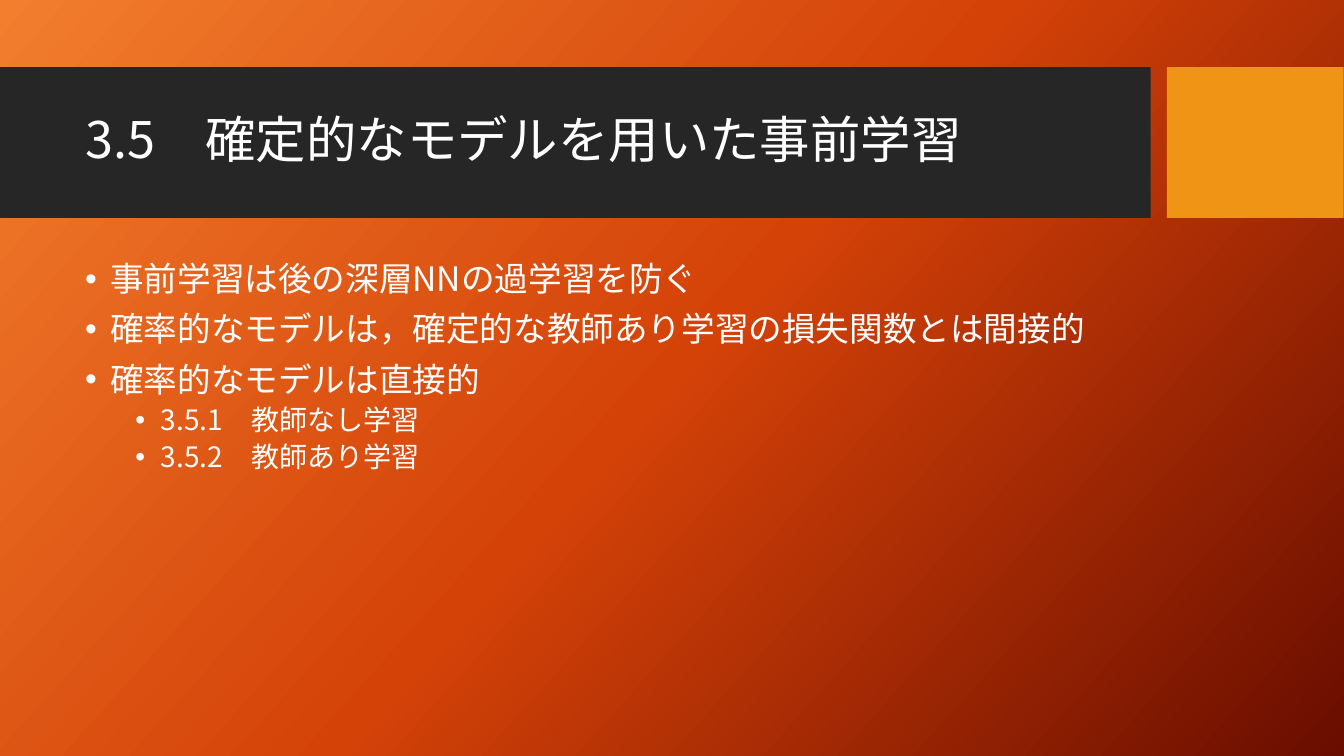
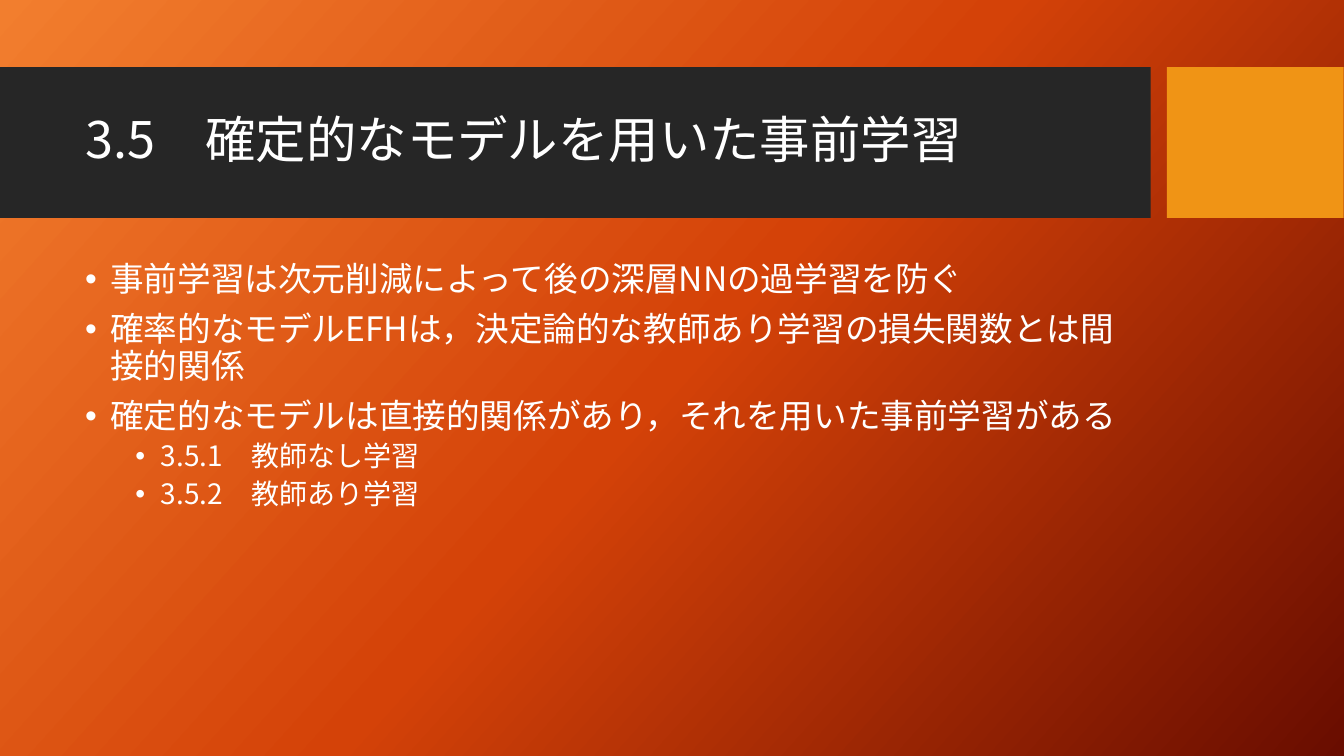
Before and after one commit to seigenji/deep_learning, a slide deck: slide 16 of deep_learning3.4.pptx. Drawn at 1344x756 pixels with LibreOffice and Linux fonts; fonts in the diff are those of the drawing; background and template pictures are left out. Boxes give left, top, right and bottom in pixels: in the first picture for what was removed or moved away, otherwise in the second. Text is boxed around its words. In the diff, an @@ line names an element or a change of style, - is before the commit and + after.

Commit message:
3.5.1教師なし学習まで

```diff
--- a/deep_learning3.4.pptx
+++ b/deep_learning3.4.pptx
@@ text at (110, 262, 1116, 438): text changed @@
-• 事前学習は後の深層NNの過学習を防ぐ
-• 確率的なモデルは，確定的な教師あり学習の損失関数とは間接的
-• 確率的なモデルは直接的
+• 事前学習は次元削減によって後の深層NNの過学習を防ぐ
+• 確率的なモデルEFHは，決定論的な教師あり学習の損失関数とは間接的関係
+• 確定的なモデルは直接的関係があり，それを用いた事前学習がある
```
Also in this commit, not shown: 2 other slides changed, 2 slides added.
